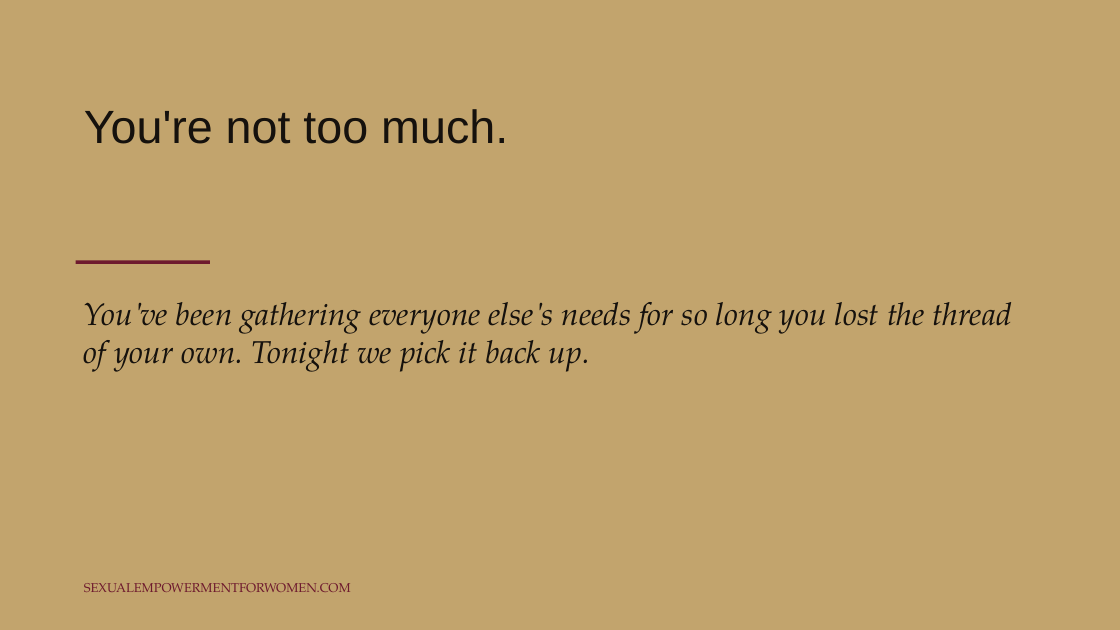
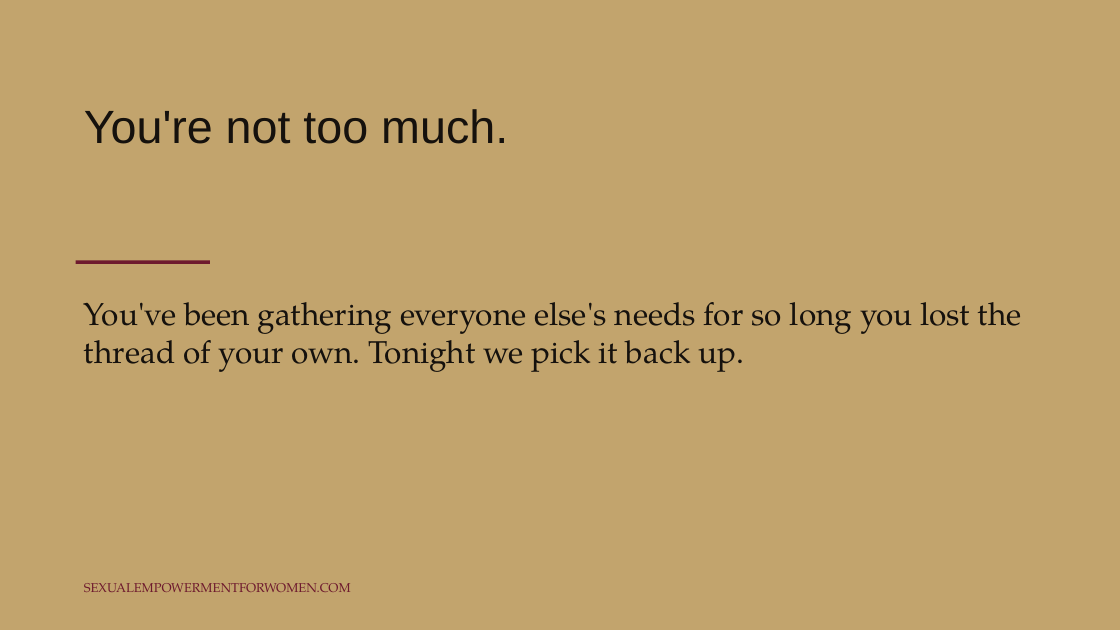
Before and after one commit to tarisha-starr/GitHub-folder, a slide deck: slide 6 of content/sessions/slides/Session-1-Coming-Home-to-Yourself.pptx. Drawn at 1120x630 pixels with LibreOffice and Linux fonts; fonts in the diff are those of the drawing. Boxes give left, top, right and bottom in pixels: in the first picture for what was removed or moved away, otherwise in the second. Text is boxed around its words. In the diff, an @@ line names an element or a change of style, - is before the commit and + after.

```diff
--- a/content/sessions/slides/Session-1-Coming-Home-to-Yourself.pptx
+++ b/content/sessions/slides/Session-1-Coming-Home-to-Yourself.pptx
@@ text "You've been gathering everyone else's ..." at (x1=84, y1=302, x2=1022, y2=372): italic off @@
```
Also in this commit, not shown: 15 other slides changed, 2 other files.
